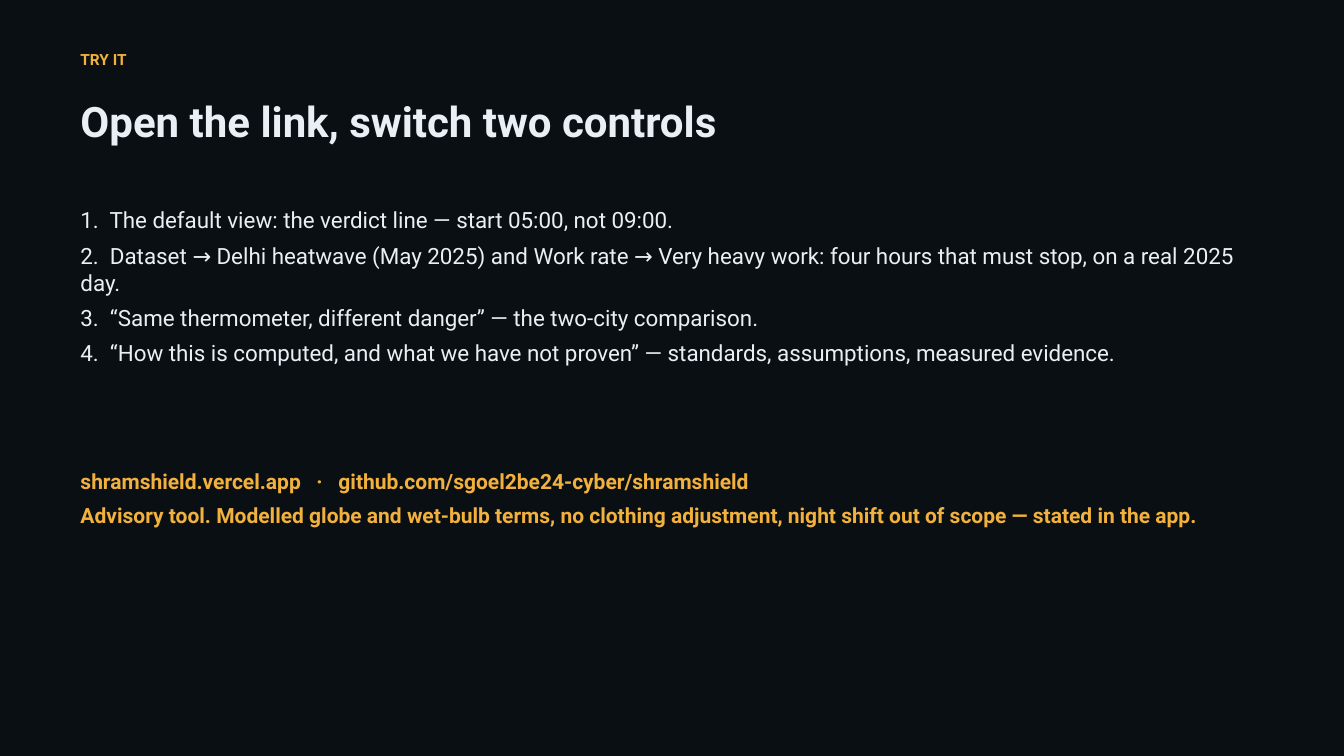
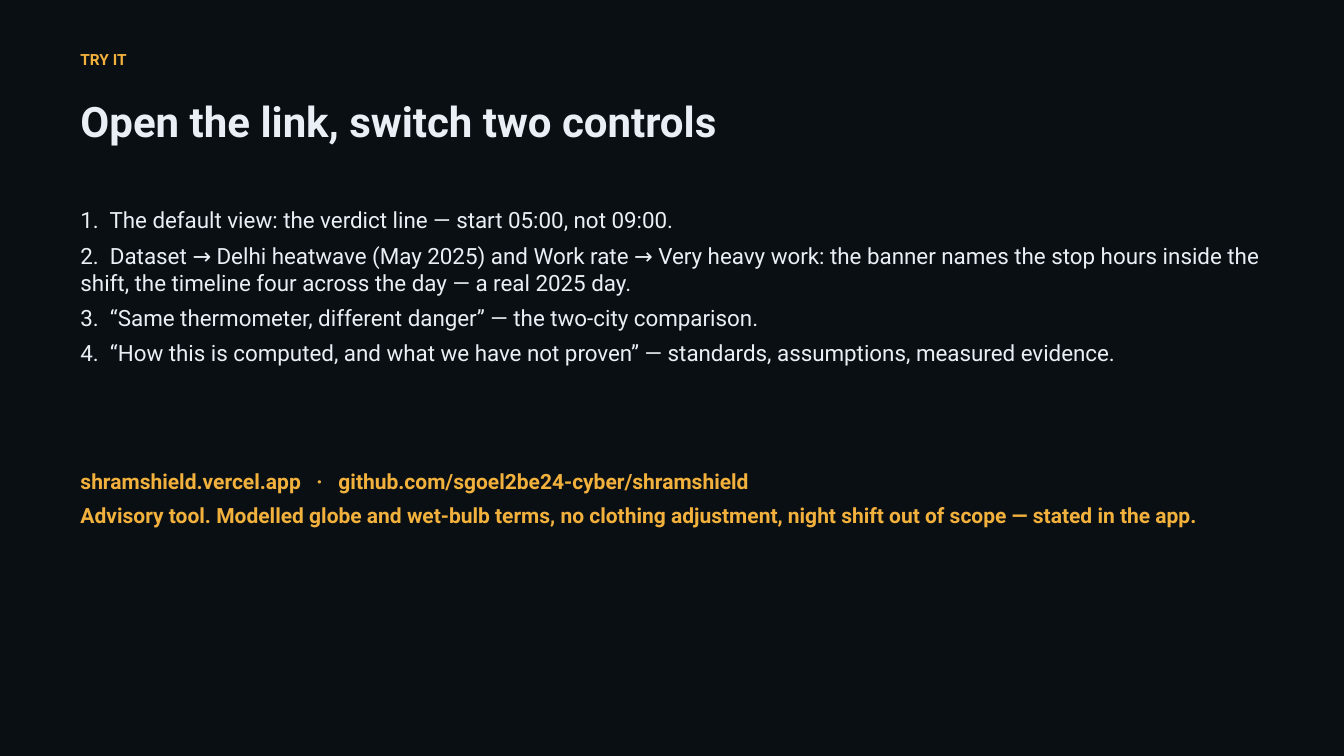
Before and after one commit to sgoel2be24-cyber/shramshield, a slide deck: slide 6 of deck/ShramShield-HACKDAY-1.0.pptx. Drawn at 1344x756 pixels with LibreOffice and Linux fonts; fonts in the diff are those of the drawing. Boxes give left, top, right and bottom in pixels: in the first picture for what was removed or moved away, otherwise in the second. Text is boxed around its words. In the diff, an @@ line names an element or a change of style, - is before the commit and + after.

Commit message:
deck: correct the walkthrough's stop-hour count and label the stop-work row's basis — same drift already fixed in SUBMISSION.md

```diff
--- a/deck/ShramShield-HACKDAY-1.0.pptx
+++ b/deck/ShramShield-HACKDAY-1.0.pptx
@@ text at box(80, 246, 1258, 296): text changed @@
-2. Dataset → Delhi heatwave (May 2025) and Work rate → Very heavy work: four hours that must stop, on a real 2025 day.
+2. Dataset → Delhi heatwave (May 2025) and Work rate → Very heavy work: the banner names the stop hours inside the shift, the timeline four across the day — a real 2025 day.
```
Also in this commit, not shown: 1 other slide changed, 1 other file.
